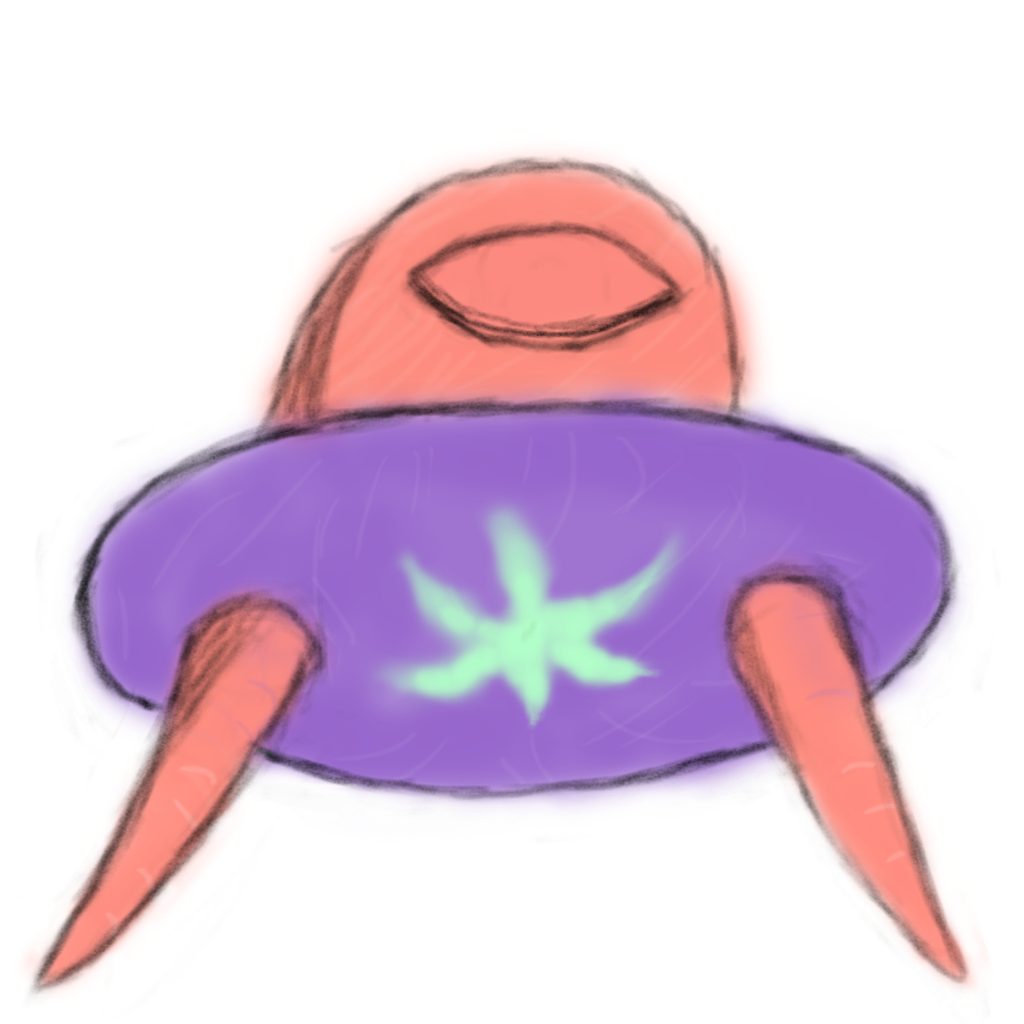
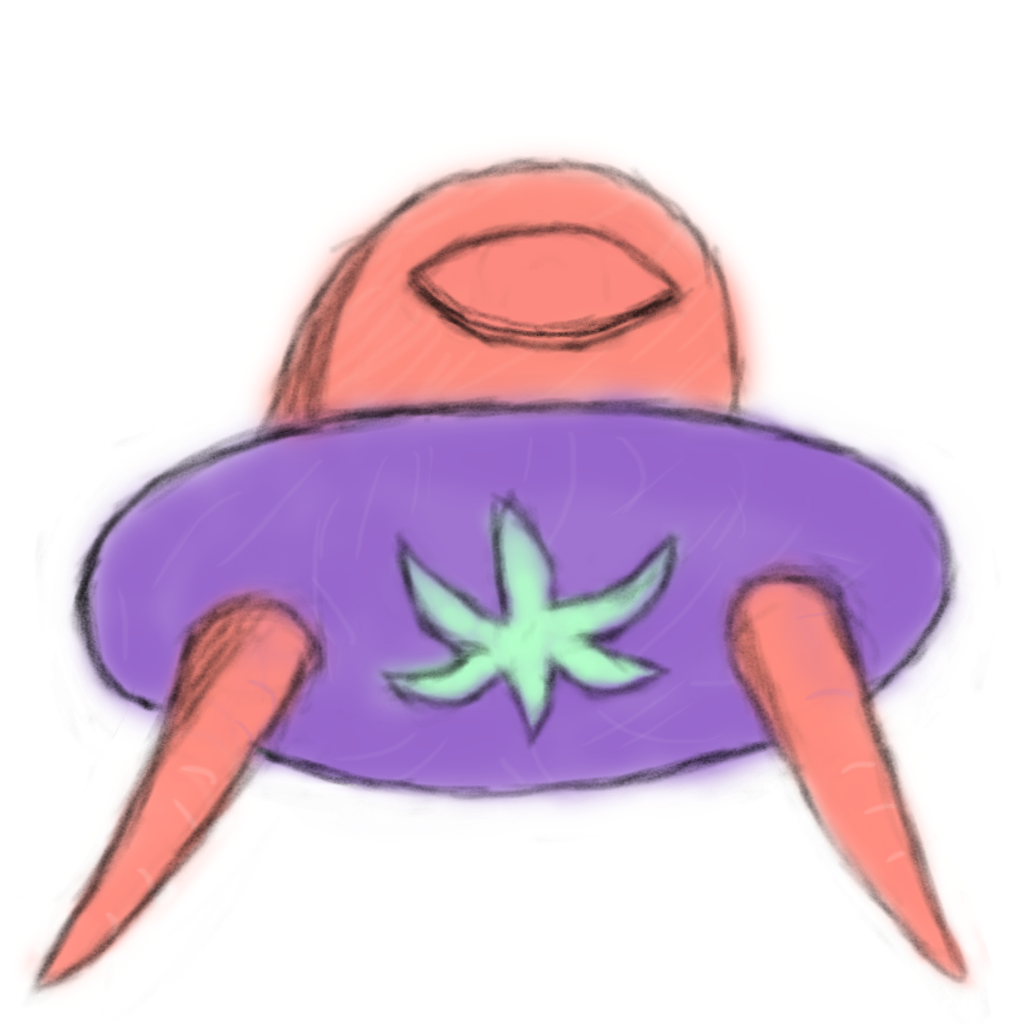
The second w=1024, h=1024 image is a revision of the first. Changes to its layers:
showed "Layer 8" over [358, 487, 690, 750]
